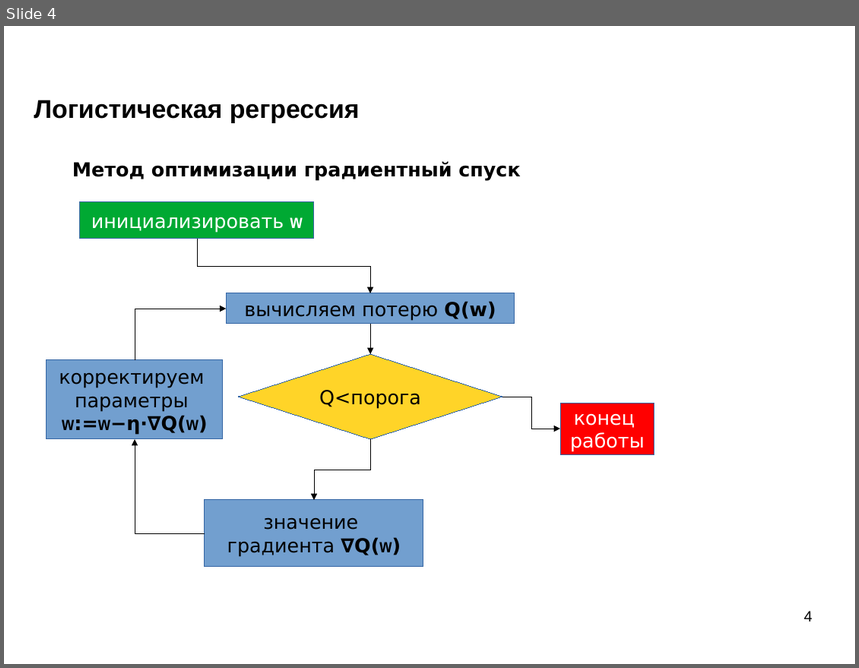
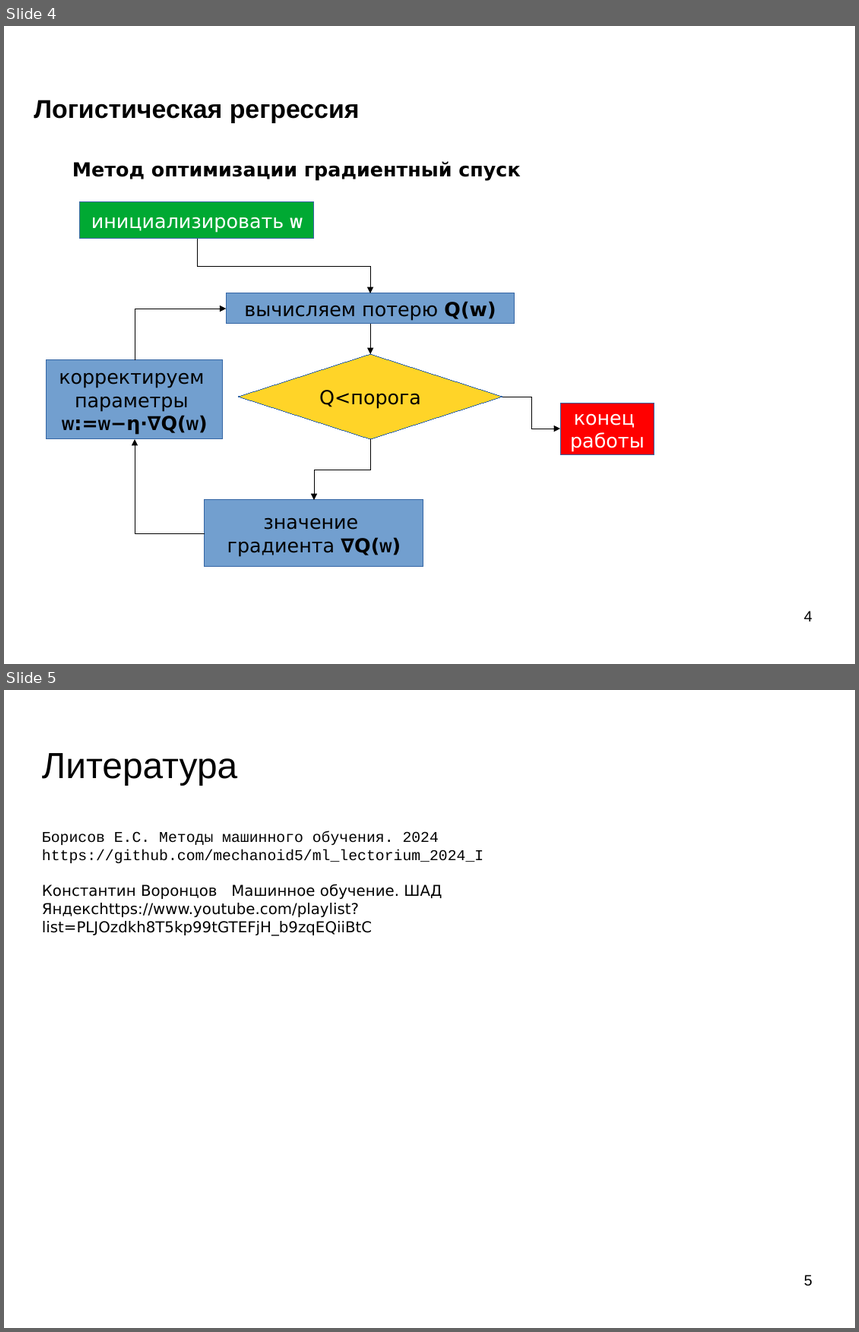
Before and after one commit to mechanoid5/ml_lectorium_2024_I, a slide deck: 14-regression-logistic.odp. Shown one above the other, each under a label of ours: slide 4 before the commit, slides 4 and 5 after it. The pictures are 859x668 and 859x1332 pixels, drawn with LibreOffice and Linux fonts; fonts in the diff are those of the drawing; background and template pictures are left out. Boxes give left, top, right and bottom in pixels: in the first picture for what was removed or moved away, otherwise in the second. Text is boxed around its words. In the diff, an @@ line names an element or a change of style, - is before the commit and + after.

```diff
--- a/14-regression-logistic.odp
+++ b/14-regression-logistic.odp
@@ slide 5 added at <box>4,690,855,1328</box>, background picture (left out) @@
@@ text added at <box>42,753,237,786</box>, 33.9 pt, text #000000 @@
+Литература
@@ text added at <box>42,831,484,936</box>, 14 pt, text #000000 @@
+Борисов Е.С. Методы машинного обучения. 2024
+https://github.com/mechanoid5/ml_lectorium_2024_I
+Константин Воронцов Машинное обучение. ШАД Яндексhttps://www.youtube.com/playlist?list=PLJOzdkh8T5kp99tGTEFjH_b9zqEQiiBtC
@@ page number added at <box>804,1275,813,1287</box>, 14 pt, text #000000 @@
+5
```
Also in this commit, not shown: 1 slide removed, 7 other files.
